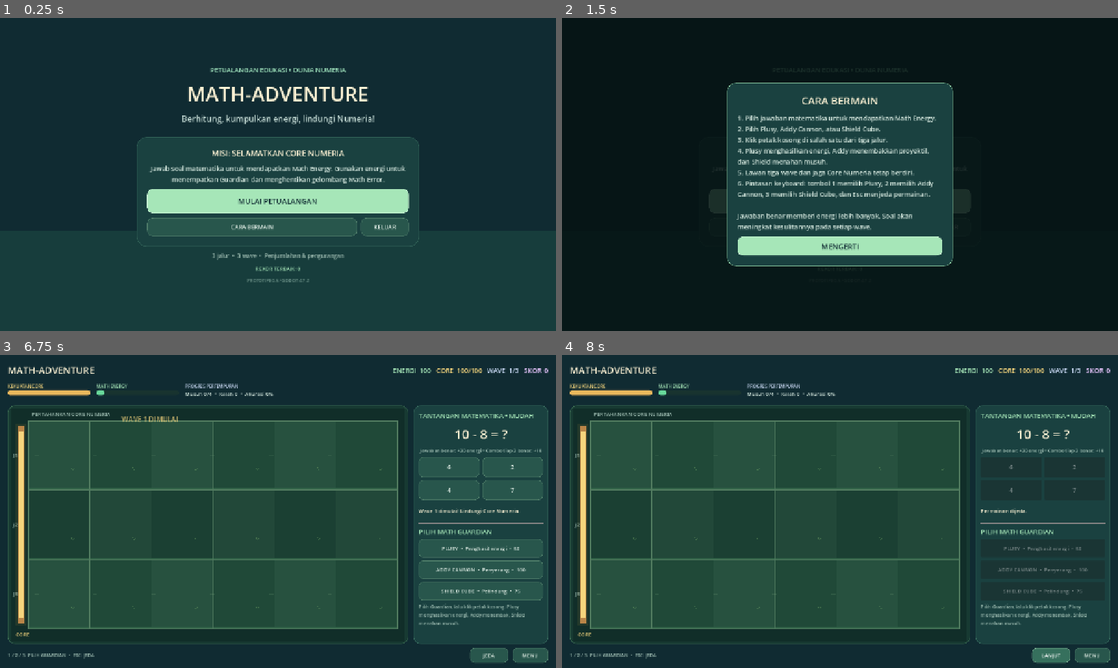
Above: before the commit, frames 1-4 (two rows, left to right).
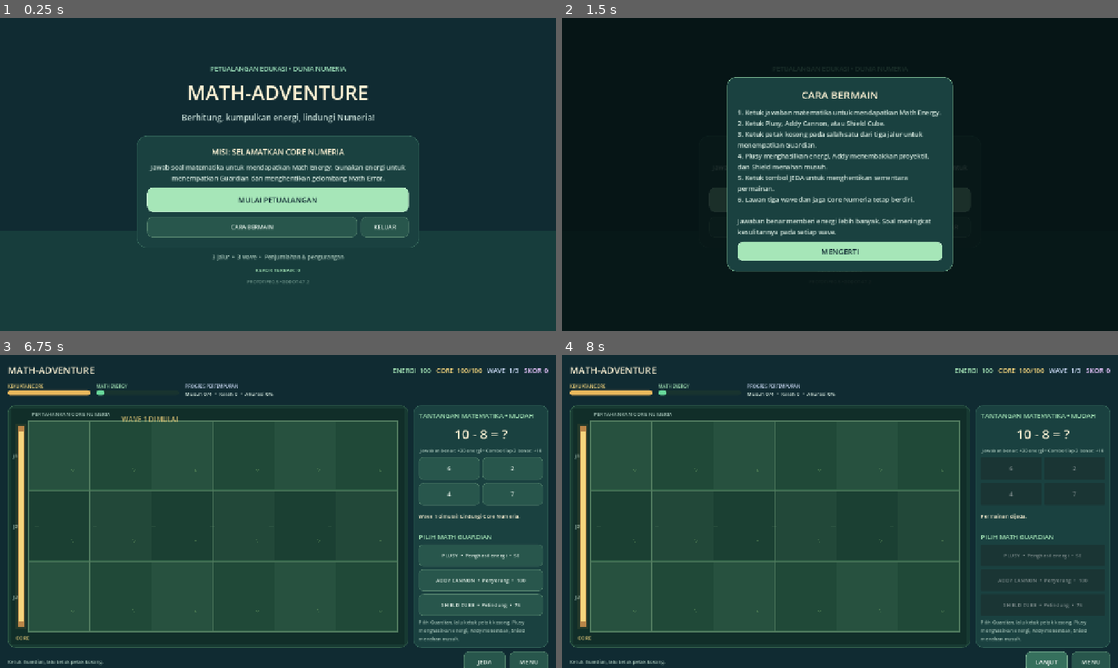
Above: after the commit, the same moments.

Repository: mukhlishulkhaniif/Pengantar-Game
Game: Godot game, scene res://scenes/main_menu.tscn
Two runs of this game, one before a commit and one after it. Both use one fixed random seed, a clock stepped at 60 frames per second and the inputs below.
Inputs:
- Up to frame 1 (0.25 s): no input
- Up to frame 2 (1.5 s): click "CARA BERMAIN" at 0.5 s; click "KELUAR" at 1.25 s
- Up to frame 3 (6.75 s): click "MULAI PETUALANGAN" at 2 s; click "MULAI PETUALANGAN" at 2.75 s; click "MENGERTI" at 3.5 s; click "CARA BERMAIN" at 4.25 s; click "KELUAR" at 5 s; click "MENGERTI" at 5.75 s; click "MULAI PETUALANGAN" at 6.5 s
- Up to frame 4 (8 s): click "JEDA" at 7.25 s

The runs differ from the first frame. In frame 1, 4.2% of the frame differs, in the area x 24-76%, y 15-85%; in frame 2, 9.8%, in the area x 26-74%, y 17-82%; in frame 3, 6.2%; in frame 4, 5.4%.

Commit message:
Sesuaikan kontrol dan antarmuka Math-Adventure untuk mobile

Diff:
--- a/math-adventure/project.godot
+++ b/math-adventure/project.godot
@@ -7,7 +7,7 @@
 config/name="Math-Adventure"
 run/main_scene="res://scenes/main_menu.tscn"
 config/features=PackedStringArray("4.7", "GL Compatibility")
-config/description="Game edukasi matematika tower defense untuk dunia Numeria. Prototype 0.5."
+config/description="Game edukasi matematika tower defense untuk perangkat mobile. Prototype 0.5.1 Mobile."
 
 [display]
 
--- a/math-adventure/scripts/presentation/arena_view.gd
+++ b/math-adventure/scripts/presentation/arena_view.gd
@@ -108,7 +108,7 @@
 		_draw_visual_effect(effect)
 
 	if placement_enabled:
-		draw_string(ThemeDB.fallback_font, Vector2(grid.position.x + 8.0, 17.0), "PILIH PETAK KOSONG UNTUK MENEMPATKAN GUARDIAN", HORIZONTAL_ALIGNMENT_LEFT, grid.size.x - 16.0, 12, Color("#c6f2d2"))
+		draw_string(ThemeDB.fallback_font, Vector2(grid.position.x + 8.0, 17.0), "KETUK PETAK KOSONG UNTUK MENEMPATKAN GUARDIAN", HORIZONTAL_ALIGNMENT_LEFT, grid.size.x - 16.0, 12, Color("#c6f2d2"))
 	else:
 		draw_string(ThemeDB.fallback_font, Vector2(grid.position.x + 8.0, 17.0), "PERTAHANKAN CORE NUMERIA", HORIZONTAL_ALIGNMENT_LEFT, grid.size.x - 16.0, 12, Color("#9fbdb2"))
 
@@ -249,6 +249,7 @@
 		_handle_slot_click(event.position)
 		accept_event()
 	elif event is InputEventScreenTouch and event.pressed:
+		_update_hover(event.position)
 		_handle_slot_click(event.position)
 		accept_event()
 
--- a/math-adventure/scripts/presentation/battle.gd
+++ b/math-adventure/scripts/presentation/battle.gd
@@ -89,26 +89,6 @@
 
 	_refresh_hud()
 
-func _unhandled_key_input(event: InputEvent) -> void:
-	if not event is InputEventKey:
-		return
-	var key_event := event as InputEventKey
-	if not key_event.pressed or key_event.echo:
-		return
-	if key_event.keycode == KEY_ESCAPE:
-		_toggle_pause()
-		get_viewport().set_input_as_handled()
-		return
-	if battle_finished or paused:
-		return
-	match key_event.keycode:
-		KEY_1:
-			_select_guardian("Plusy")
-		KEY_2:
-			_select_guardian("Addy Cannon")
-		KEY_3:
-			_select_guardian("Shield Cube")
-
 func _build_ui() -> void:
 	var background := ColorRect.new()
 	background.color = Color("#102b32")
@@ -236,7 +216,7 @@
 	answer_grid.add_theme_constant_override("v_separation", 7)
 	side.add_child(answer_grid)
 	for index in range(4):
-		var answer_button := _make_button("?", Vector2(0, 46), false)
+		var answer_button := _make_button("?", Vector2(0, 52), false)
 		answer_button.size_flags_horizontal = Control.SIZE_EXPAND_FILL
 		answer_button.pressed.connect(_on_answer_pressed.bind(index))
 		answer_buttons.append(answer_button)
@@ -253,29 +233,29 @@
 	side.add_child(guardian_heading)
 
 	for guardian_type in guardian_button_types:
-		var guardian_button := _make_button(str(GUARDIAN_DESCRIPTIONS[guardian_type]), Vector2(0, 42), false)
+		var guardian_button := _make_button(str(GUARDIAN_DESCRIPTIONS[guardian_type]), Vector2(0, 50), false)
 		guardian_button.size_flags_horizontal = Control.SIZE_EXPAND_FILL
 		guardian_button.add_theme_font_size_override("font_size", 12)
 		guardian_button.pressed.connect(_select_guardian.bind(guardian_type))
 		guardian_buttons.append(guardian_button)
 		side.add_child(guardian_button)
 
-	var guardian_help := _make_label("Pilih Guardian, lalu klik petak kosong. Plusy menghasilkan energi, Addy menembak, Shield menahan musuh.", 11, Color("#9fbdb2"))
+	var guardian_help := _make_label("Pilih Guardian, lalu ketuk petak kosong. Plusy menghasilkan energi, Addy menembak, Shield menahan musuh.", 11, Color("#9fbdb2"))
 	guardian_help.autowrap_mode = TextServer.AUTOWRAP_WORD_SMART
 	side.add_child(guardian_help)
 
 	var footer := HBoxContainer.new()
 	footer.add_theme_constant_override("separation", 10)
 	outer.add_child(footer)
-	var instruction := _make_label("1 / 2 / 3: PILIH GUARDIAN  •  ESC: JEDA", 11, Color("#9fbdb2"))
+	var instruction := _make_label("Ketuk Guardian, lalu ketuk petak kosong.", 11, Color("#9fbdb2"))
 	instruction.size_flags_horizontal = Control.SIZE_EXPAND_FILL
 	footer.add_child(instruction)
-	pause_button = _make_button("JEDA", Vector2(88, 34), false)
-	pause_button.add_theme_font_size_override("font_size", 12)
+	pause_button = _make_button("JEDA", Vector2(96, 48), false)
+	pause_button.add_theme_font_size_override("font_size", 14)
 	pause_button.pressed.connect(_toggle_pause)
 	footer.add_child(pause_button)
-	var menu_button := _make_button("MENU", Vector2(82, 34), false)
-	menu_button.add_theme_font_size_override("font_size", 12)
+	var menu_button := _make_button("MENU", Vector2(88, 48), false)
+	menu_button.add_theme_font_size_override("font_size", 14)
 	menu_button.pressed.connect(_return_to_menu)
 	footer.add_child(menu_button)
 
--- a/math-adventure/scripts/presentation/main_menu.gd
+++ b/math-adventure/scripts/presentation/main_menu.gd
@@ -78,11 +78,11 @@
 	var secondary_row := HBoxContainer.new()
 	secondary_row.add_theme_constant_override("separation", 9)
 	card_content.add_child(secondary_row)
-	var help_button := _make_button("CARA BERMAIN", Vector2(0, 42), false)
+	var help_button := _make_button("CARA BERMAIN", Vector2(0, 48), false)
 	help_button.size_flags_horizontal = Control.SIZE_EXPAND_FILL
 	help_button.pressed.connect(_show_help)
 	secondary_row.add_child(help_button)
-	var exit_button := _make_button("KELUAR", Vector2(110, 42), false)
+	var exit_button := _make_button("KELUAR", Vector2(110, 48), false)
 	exit_button.pressed.connect(_exit_game)
 	secondary_row.add_child(exit_button)
 
@@ -121,7 +121,7 @@
 	content.add_theme_constant_override("separation", 12)
 	panel.add_child(content)
 	content.add_child(_make_label("CARA BERMAIN", 24, Color("#fff4d6"), HORIZONTAL_ALIGNMENT_CENTER))
-	var instructions := _make_label("1. Pilih jawaban matematika untuk mendapatkan Math Energy.\n2. Pilih Plusy, Addy Cannon, atau Shield Cube.\n3. Klik petak kosong di salah satu dari tiga jalur.\n4. Plusy menghasilkan energi, Addy menembakkan proyektil, dan Shield menahan musuh.\n5. Lawan tiga wave dan jaga Core Numeria tetap berdiri.\n6. Pintasan keyboard: tombol 1 memilih Plusy, 2 memilih Addy Cannon, 3 memilih Shield Cube, dan Esc menjeda permainan.\n\nJawaban benar memberi energi lebih banyak. Soal akan meningkat kesulitannya pada setiap wave.", 15, Color("#d2e5dc"))
+	var instructions := _make_label("1. Ketuk jawaban matematika untuk mendapatkan Math Energy.\n2. Ketuk Plusy, Addy Cannon, atau Shield Cube.\n3. Ketuk petak kosong pada salah satu dari tiga jalur untuk menempatkan Guardian.\n4. Plusy menghasilkan energi, Addy menembakkan proyektil, dan Shield menahan musuh.\n5. Ketuk tombol JEDA untuk menghentikan sementara permainan.\n6. Lawan tiga wave dan jaga Core Numeria tetap berdiri.\n\nJawaban benar memberi energi lebih banyak. Soal meningkat kesulitannya pada setiap wave.", 15, Color("#d2e5dc"))
 	instructions.autowrap_mode = TextServer.AUTOWRAP_WORD_SMART
 	content.add_child(instructions)
 	var close_button := _make_button("MENGERTI", Vector2(0, 44), true)
Not shown, changed: math-adventure/README.md
Not shown, added: math-adventure/docs/ANDROID_EXPORT_GUIDE.md
Not shown, added: math-adventure/docs/CHANGELOG_MVP_0.5.1_MOBILE.md
